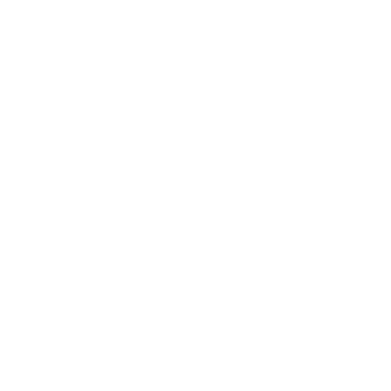
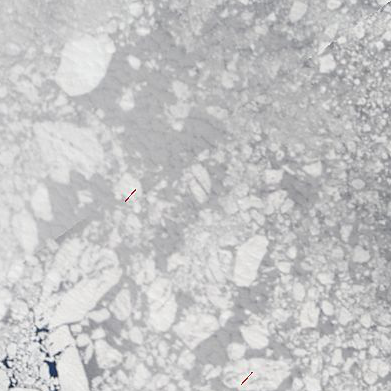
Revision of a layered 391px x 391px image; what changed, layer by layer:
added layer "007_baffin_bay_100km_20070605.terra.truecolor.250m" above "landfast ice" over bbox(0, 0, 391, 391)
